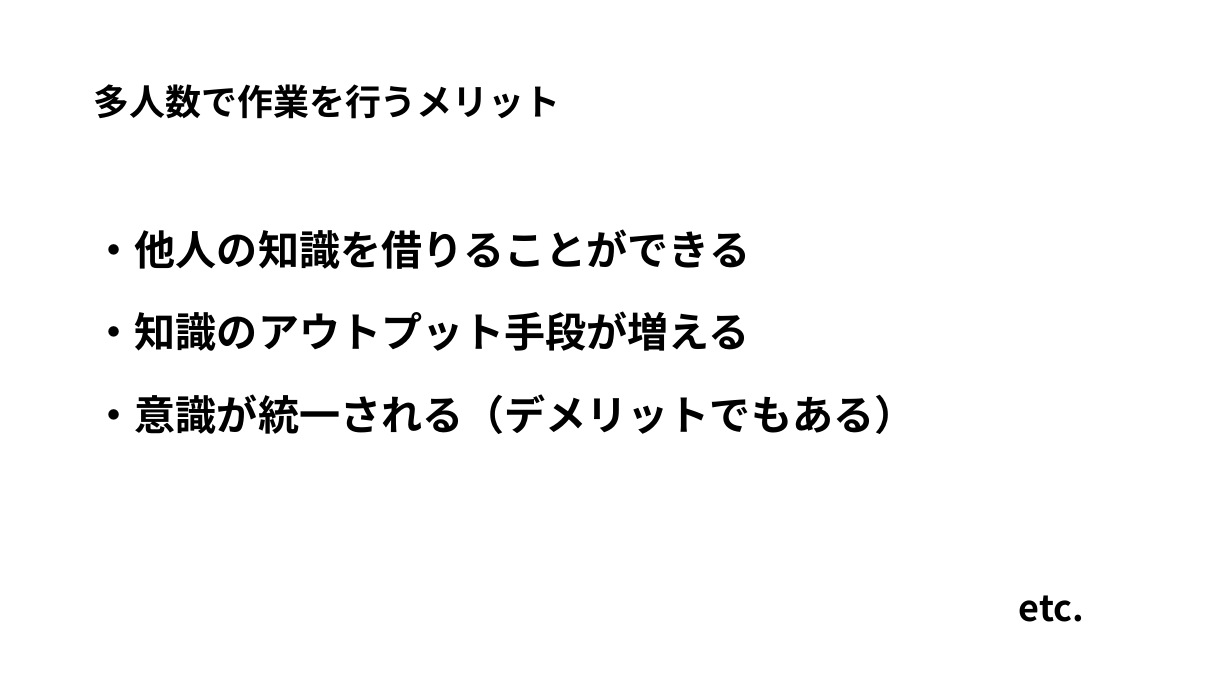
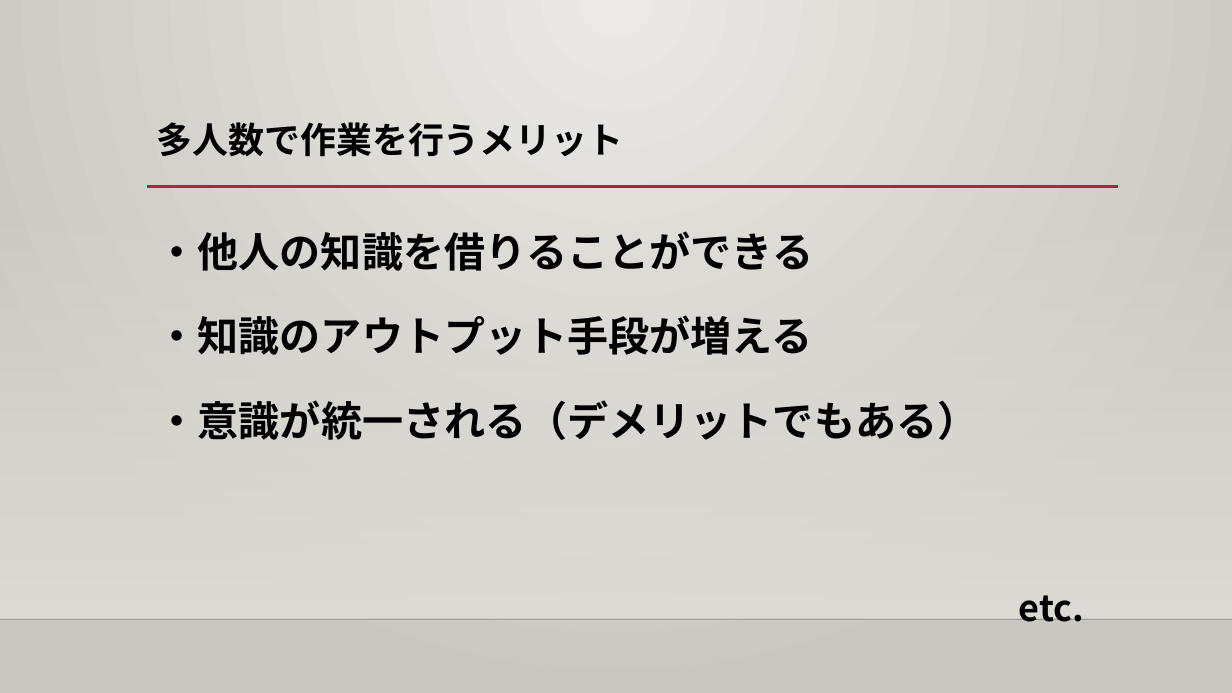
Before and after one commit to human-osaka-game-2019/2020NWProgrammingLatterTermExam, a slide deck: slide 6 of 情報リテラシー/上久保 豪太/ヒューマンでの学生生活において学んだこと.pptx. Drawn at 1232x693 pixels with LibreOffice and Linux fonts; fonts in the diff are those of the drawing; background and template pictures are left out. Boxes give left, top, right and bottom in pixels: in the first picture for what was removed or moved away, otherwise in the second. Text is boxed around its words. In the diff, an @@ line names an element or a change of style, - is before the commit and + after.

```diff
--- a/情報リテラシー/上久保 豪太/ヒューマンでの学生生活において学んだこと.pptx
+++ b/情報リテラシー/上久保 豪太/ヒューマンでの学生生活において学んだこと.pptx
@@ background #FFFFFF to gradient #ECEAE7 to #CAC7C1 @@
@@ title "多人数で作業を行うメリット": place and size @@
-title "多人数で作業を行うメリット" at (94, 84, 561, 119)
+title "多人数で作業を行うメリット" at (157, 122, 624, 157)
@@ title "多人数で作業を行うメリット" at (157, 122, 624, 157): vertical alignment middle to top @@
@@ rectangle added at (0, 204, 1232, 619), fill gradient #DFDBD5 @@
@@ line added from (147, 187) to (1118, 187), #B71E42 2.5 pt @@
@@ text "・他人の知識を借りることができる": place and size @@
-text "・他人の知識を借りることができる" at (94, 229, 751, 269)
+text "・他人の知識を借りることができる" at (157, 231, 814, 271)
@@ text "・知識のアウトプット手段が増える": place and size @@
-text "・知識のアウトプット手段が増える" at (94, 311, 750, 351)
+text "・知識のアウトプット手段が増える" at (157, 315, 813, 355)
@@ text "・意識が統一される（デメリットでもある）": place and size @@
-text "・意識が統一される（デメリットでもある）" at (94, 394, 916, 434)
+text "・意識が統一される（デメリットでもある）" at (157, 400, 979, 440)
@@ line added from (0, 619) to (1232, 619), #000001 1 pt @@
```
Also in this commit, not shown: 14 other slides changed.
